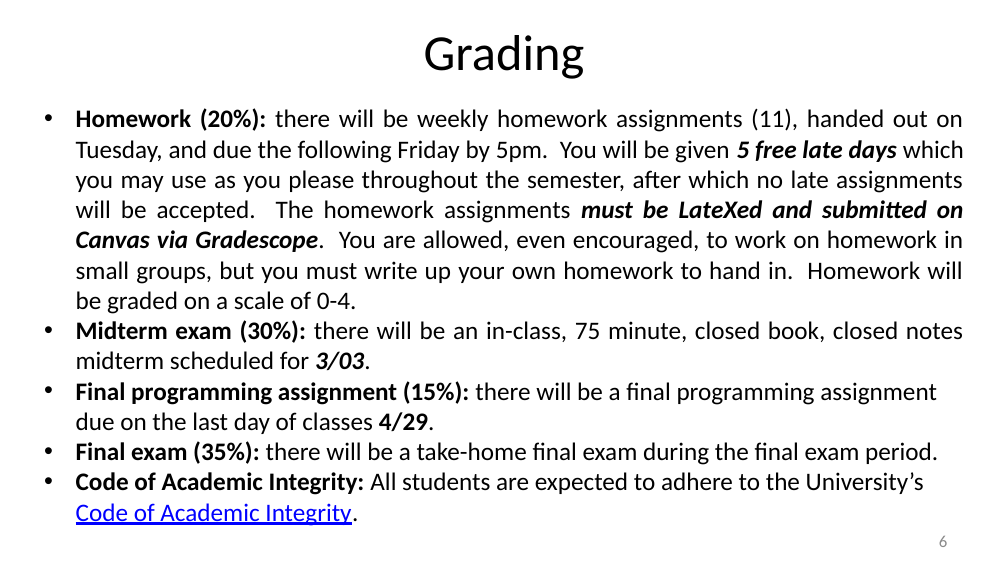
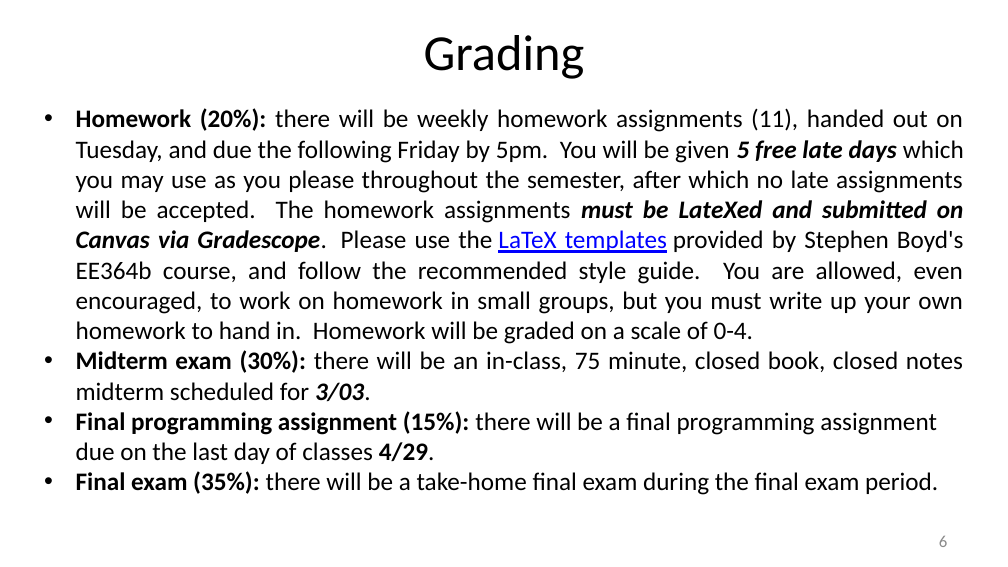
Before and after one commit to nikolaimatni/nikolaimatni.github.io, a slide deck: slide 7 of courses/ese605-spring2020/lecture-slides/logistics.pptx. Drawn at 1008x567 pixels with LibreOffice and Linux fonts; fonts in the diff are those of the drawing. Boxes give left, top, right and bottom in pixels: in the first picture for what was removed or moved away, otherwise in the second. Text is boxed around its words. In the diff, an @@ line names an element or a change of style, - is before the commit and + after.

```diff
--- a/courses/ese605-spring2020/lecture-slides/logistics.pptx
+++ b/courses/ese605-spring2020/lecture-slides/logistics.pptx
@@ text at <box>76,108,964,344</box>: text changed @@
-• Homework (20%): there will be weekly homework assignments (11), handed out on Tuesday, and due the following Friday by 5pm. You will be given 5 free late days which you may use as you please throughout the semester, after which no late assignments will be accepted. The homework assignments must be LateXed and submitted on Canvas via Gradescope. You are allowed, even encouraged, to work on homework in small groups, but you must write up your own homework to hand in. Homework will be graded on a scale of 0-4.
+• Homework (20%): there will be weekly homework assignments (11), handed out on Tuesday, and due the following Friday by 5pm. You will be given 5 free late days which you may use as you please throughout the semester, after which no late assignments will be accepted. The homework assignments must be LateXed and submitted on Canvas via Gradescope. Please use the LaTeX templates provided by Stephen Boyd's EE364b course, and follow the recommended style guide. You are allowed, even encouraged, to work on homework in small groups, but you must write up your own homework to hand in. Homework will be graded on a scale of 0-4.
@@ text at <box>76,472,924,526</box>: paragraph removed @@
-• Code of Academic Integrity: All students are expected to adhere to the University’s Code of Academic Integrity.
```
Also in this commit, not shown: 1 other file.
